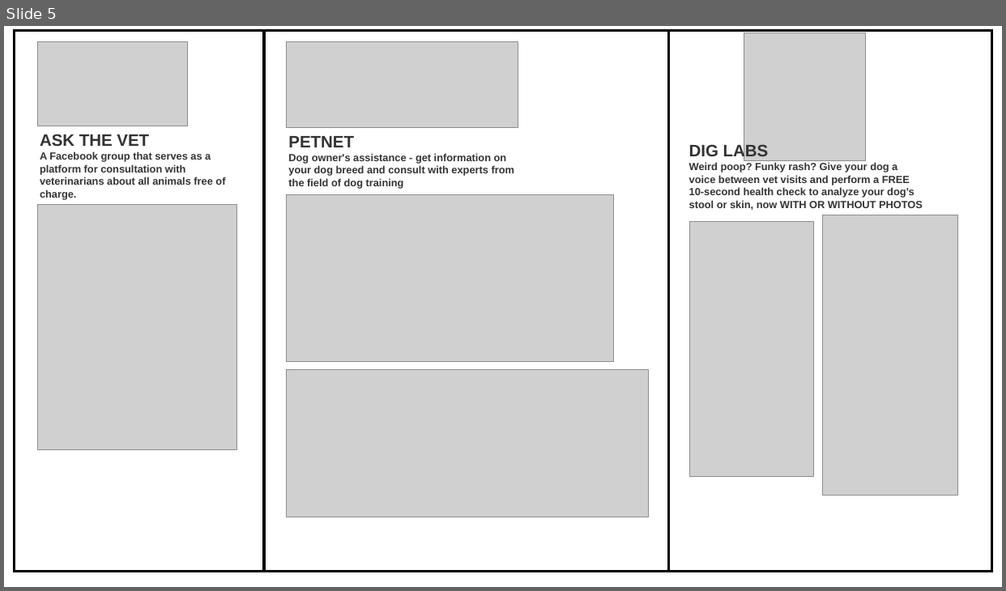
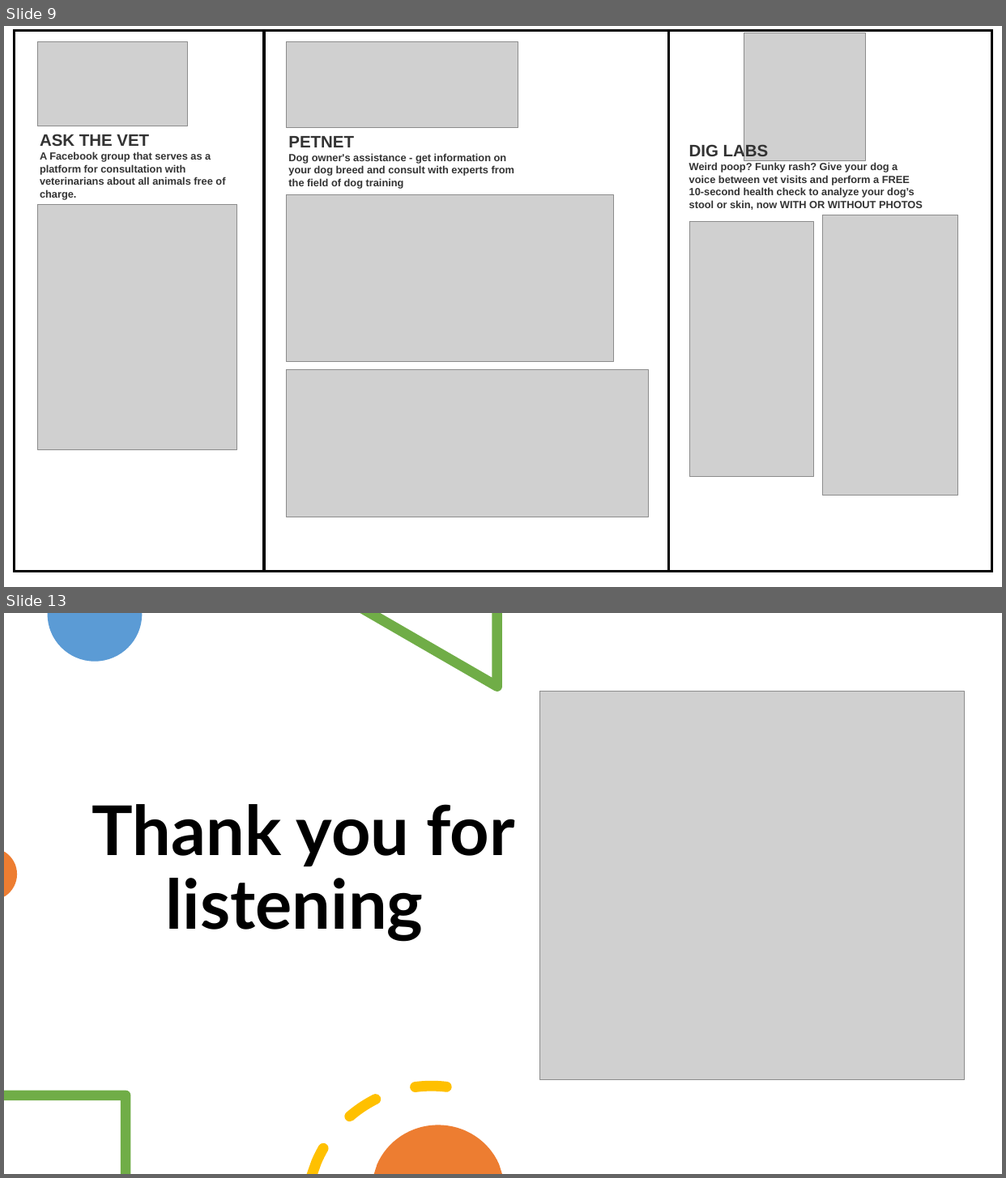
Before and after one commit to tamarben77/WoofWisdomApp, a slide deck: Woof_Wisdom.pptx. Shown one above the other, each under a label of ours: slide 5 before the commit, slides 9 and 13 after it; the slides between them are not shown. The pictures are 1006x591 and 1006x1178 pixels, drawn with LibreOffice and Linux fonts; fonts in the diff are those of the drawing; grey boxes stand for pictures. Boxes give left, top, right and bottom in pixels: in the first picture for what was removed or moved away, otherwise in the second. Text is boxed around its words. In the diff, an @@ line names an element or a change of style, - is before the commit and + after.

```diff
--- a/Woof_Wisdom.pptx
+++ b/Woof_Wisdom.pptx
@@ slide 13 added at (4, 613, 1002, 1174), background #FFFFFF @@
@@ freeform shape added at (48, 613, 142, 662), fill #5B9BD5 @@
@@ freeform shape added at (360, 613, 503, 692), fill #70AD47 @@
@@ picture added at (540, 692, 964, 1081) @@
@@ text added at (92, 804, 514, 942), 66 pt, text #000000, bold @@
+Thank you for listening
@@ freeform shape added at (4, 852, 17, 897), fill #ED7D31 @@
@@ freeform shape added at (4, 1091, 130, 1174), fill #70AD47 @@
@@ freeform shape added at (306, 1081, 452, 1174), fill #FFC000 @@
@@ freeform shape added at (374, 1125, 502, 1174), fill #ED7D31 @@
@@ what was slide 5 is now slide 9 @@
```
Also in this commit, not shown: 5 slides changed, 3 other slides added.
